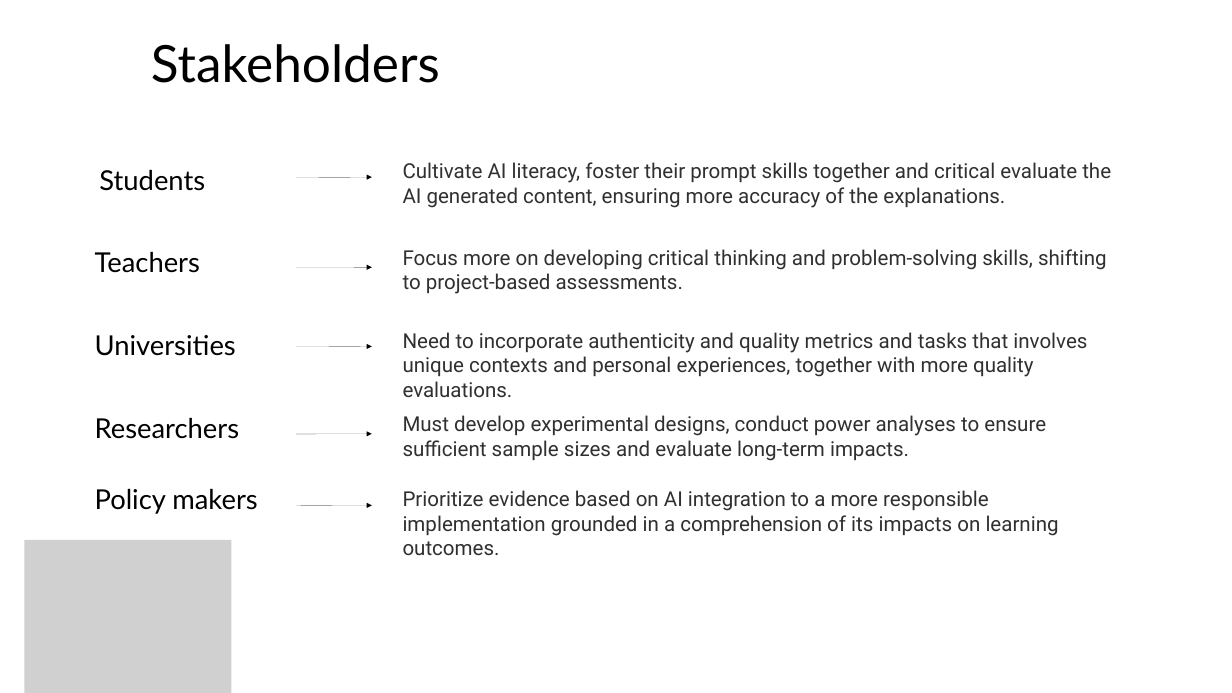
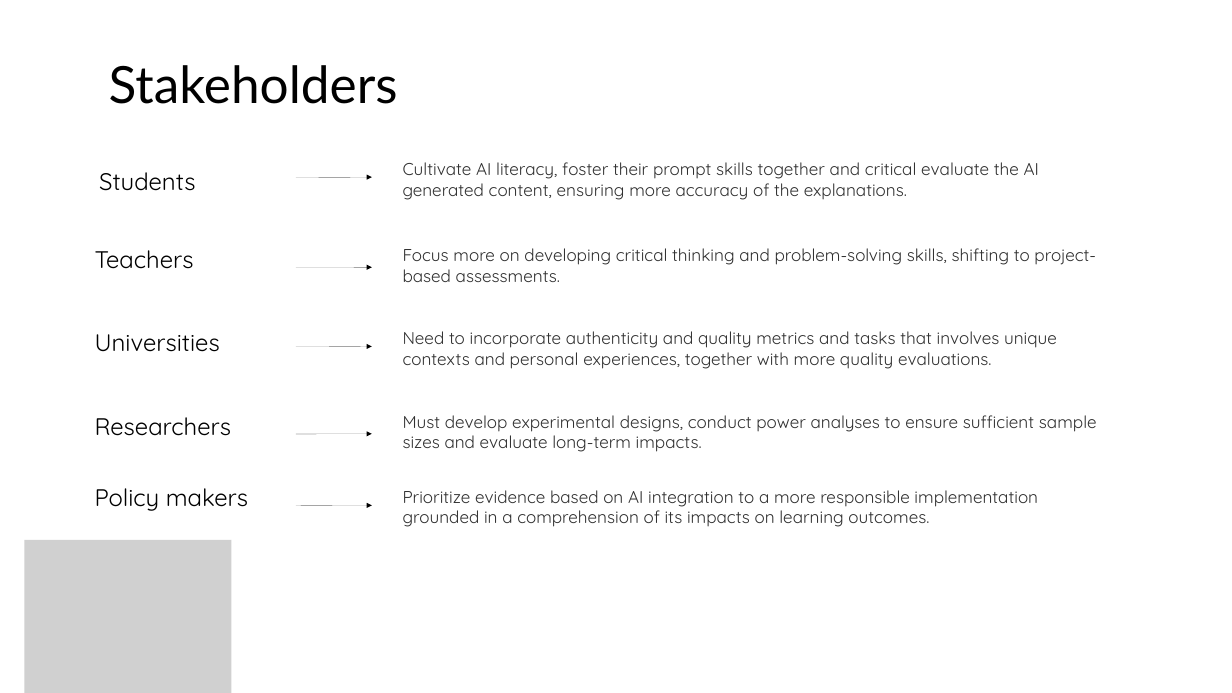
Before and after one commit to tinasophie15/tcpp_project_chatgpt_learning, a slide deck: slide 11 of Presentation.pptx (slide 12 before the commit). Drawn at 1232x693 pixels with LibreOffice and Linux fonts; fonts in the diff are those of the drawing; grey boxes stand for pictures. Boxes give left, top, right and bottom in pixels: in the first picture for what was removed or moved away, otherwise in the second. Text is boxed around its words. In the diff, an @@ line names an element or a change of style, - is before the commit and + after.

```diff
--- a/Presentation.pptx
+++ b/Presentation.pptx
@@ text "Stakeholders": place and size @@
-text "Stakeholders" at bbox=[151, 44, 440, 83]
+text "Stakeholders" at bbox=[109, 65, 398, 104]
@@ size 32 to 28 pt, font Lato to Quicksand in 5 elements at bbox=[95, 250, 194, 269], bbox=[95, 417, 232, 436], bbox=[95, 488, 248, 511], bbox=[95, 334, 220, 352], bbox=[99, 172, 195, 191] @@
@@ size 24 to 20 pt, font Roboto to Quicksand in 5 elements at bbox=[403, 415, 1097, 452], bbox=[403, 248, 1096, 282], bbox=[403, 162, 1039, 200], bbox=[403, 331, 1057, 369], bbox=[403, 490, 1038, 527] @@
```
Also in this commit, not shown: 9 other slides changed, 12 slides removed.
